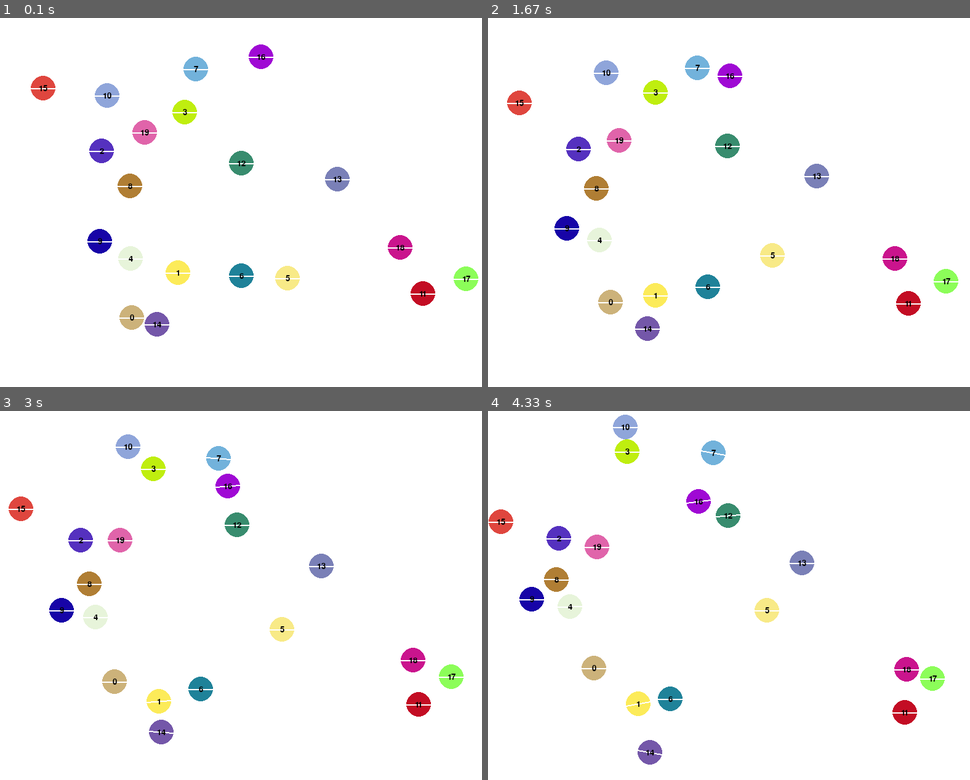
Above: before the commit, frames 1-4 (two rows, left to right).
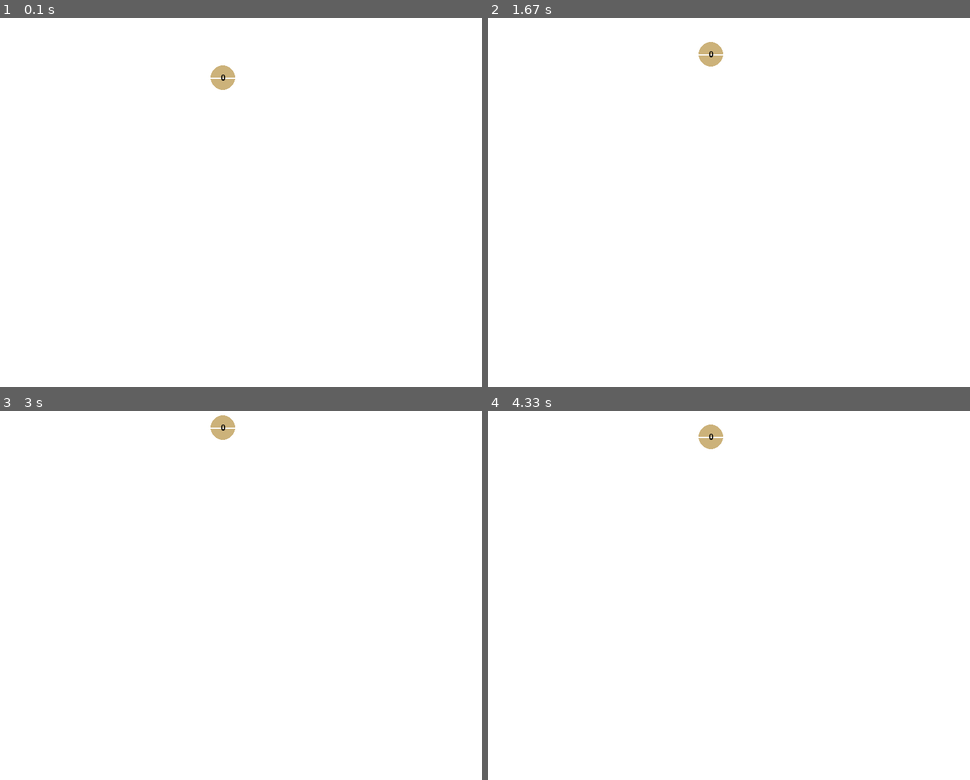
Above: after the commit, the same moments.

Repository: rmuenste/pygame
Game: pygame game, started from mygame.py
Same seed, same stepped clock (60 frames per second), same inputs: the game is played once before the commit and once after it.
Inputs:
- Up to frame 1 (0.1 s): no input
- Up to frame 2 (1.67 s): no input
- Up to frame 3 (3 s): no input
- Up to frame 4 (4.33 s): no input

The runs differ from the first frame. In frame 1, 5.2% of the frame differs, in the area x 6-100%, y 7-87%; in frame 2, 5.2%; in frame 3, 5.2%; in frame 4, 5.1%.

Commit message:
Implemented wall force

Diff:
--- a/mygame.py
+++ b/mygame.py
@@ -115,9 +115,86 @@
     particle_b.torque += torqueB
     #print(f"TorqueA {particle_a.torque}, TorqueB {particle_b.torque}")
 
-
-
     return normal_force_vector, tangential_force_vector
+
+
+# Calculate the spring-dashpot contact force between two particles
+def calculate_contact_force_wall(particle, damping_coefficient):
+
+    # Check for collisions with window boundaries
+#    if particle.position[0] <= particle.radius or particle.position[0] >= screen_width - particle.radius:
+#        particle.velocity[0] *= -1
+
+    xq = np.zeros(2, dtype=float)
+    if particle.position[1] < particle.radius:
+        xq = np.array([particle.position[0],0.0])
+
+        # Dist center to wallpoint
+        dist = np.linalg.norm(particle.position - xq)
+
+        # Overlap
+        xi_jq = particle.radius - dist
+        print(f"position {particle.position}")
+        print(f"wallpoint {xq}")
+        print(f"distance {dist} {xi_jq}")
+
+        xi = xi_jq
+        n_jq = (particle.position - xq) / np.linalg.norm(particle.position - xq)
+        print(f"normal {n_jq}")
+        contact_point = particle.position + (particle.radius - 0.5 * xi) * n_jq
+
+        norm_vel_contact = np.dot(particle.velocity, n_jq)
+
+        spring_displacement = xi
+
+        spring_force_magnitude = particle.spring_constant * spring_displacement
+
+        damping_force = damping_coefficient * norm_vel_contact
+
+        normal_force = spring_force_magnitude - damping_force
+
+        normal_force_vector = normal_force * n_jq
+        particle.force += normal_force_vector
+        print(f"wall force {normal_force_vector}")
+        return normal_force_vector
+#
+#    # Calculate relative tangential velocity
+#    relative_tangential_velocity = relative_velocity - np.dot(relative_velocity, relative_position) * relative_position
+#
+#    # Calculate magnitude of relative tangential velocity
+#    relative_tangential_velocity_magnitude = np.linalg.norm(relative_tangential_velocity)
+#
+#    friction_coefficient = 0.3
+#    gamma = 0.5
+#
+#    # Calculate tangential force based on Haff and Werner model
+#    frictional_force = min(friction_coefficient * abs(normal_force), gamma * relative_tangential_velocity_magnitude)
+#
+#    # Calculate tangential force vector
+#    if relative_tangential_velocity_magnitude > 0:
+#        tangential_force_vector = frictional_force * (relative_tangential_velocity / relative_tangential_velocity_magnitude)
+#    else:
+#        tangential_force_vector = np.zeros(2, dtype=float)
+#
+#    contactPoint = particle_a.position + relative_position * 0.5
+#    vectorRA = contactPoint - particle_a.position
+#    vectorRB = contactPoint - particle_b.position
+#
+##    # Stack the two vectors vertically to create a 2x2 matrix
+##    matrix = np.vstack((vectorRA, normal_force_vector))
+##
+##    # Calculate the determinant of the matrix
+##    determinant = np.linalg.det(matrix)
+#
+#    torqueA = vectorRA[0] * tangential_force_vector[1] - vectorRA[1] * tangential_force_vector[0]
+#    torqueB = vectorRB[0] * tangential_force_vector[1] - vectorRB[1] * tangential_force_vector[0]
+#    particle_a.torque += torqueA
+#    particle_b.torque += torqueB
+#    #print(f"TorqueA {particle_a.torque}, TorqueB {particle_b.torque}")
+
+
+
+#    return normal_force_vector #, tangential_force_vector
 
 # Calculate the net force on two particles based on contact
 def calculate_net_force(particle_a, particle_b, damping_coefficient):
@@ -212,14 +289,14 @@
     pygame.display.set_caption("DEM Simulation Animation")
 
     # Generate some particles
-    particles = generate_particles(num_particles, screen_width, screen_height, max_velocity=20.0, min_velocity=-20.0, particle_radius=radius)
+    #particles = generate_particles(num_particles, screen_width, screen_height, max_velocity=20.0, min_velocity=-20.0, particle_radius=radius)
 
     #p1 = Particle([400, 300], [0.0, 0.0], spring_constant=1000.0, mass=1.0, radius=radius)
-    #p2 = Particle([362, 260], [00.0, 20.0], spring_constant=1000.0, mass=1.0, radius=radius)
-
-    #particles = []
+    p2 = Particle([362, 100], [00.0, -20.0], spring_constant=1000.0, mass=1.0, radius=radius)
+
+    particles = []
     #particles.append(p1)
-    #particles.append(p2)
+    particles.append(p2)
 
     # Main loop for the animation
     clock = pygame.time.Clock()
@@ -241,13 +318,14 @@
             for j in range(i+1, len(particles)):
               check_and_handle_particle_overlap(particles[i], particles[j], damping_coefficient)
 
+        # Check for collisions with window boundaries
+        for particle in particles:
+            calculate_contact_force_wall(particle, damping_coefficient)
+            #check_particle_collisions_with_boundary(particle, screen_width, screen_height)
+
         # Update particle positions based on their velocities
         for particle in particles:
             update_position_velocity(particle, timestep)
-
-        # Check for collisions with window boundaries
-        for particle in particles:
-            check_particle_collisions_with_boundary(particle, screen_width, screen_height)
 
         # Clear the screen
         screen.fill((255, 255, 255))
